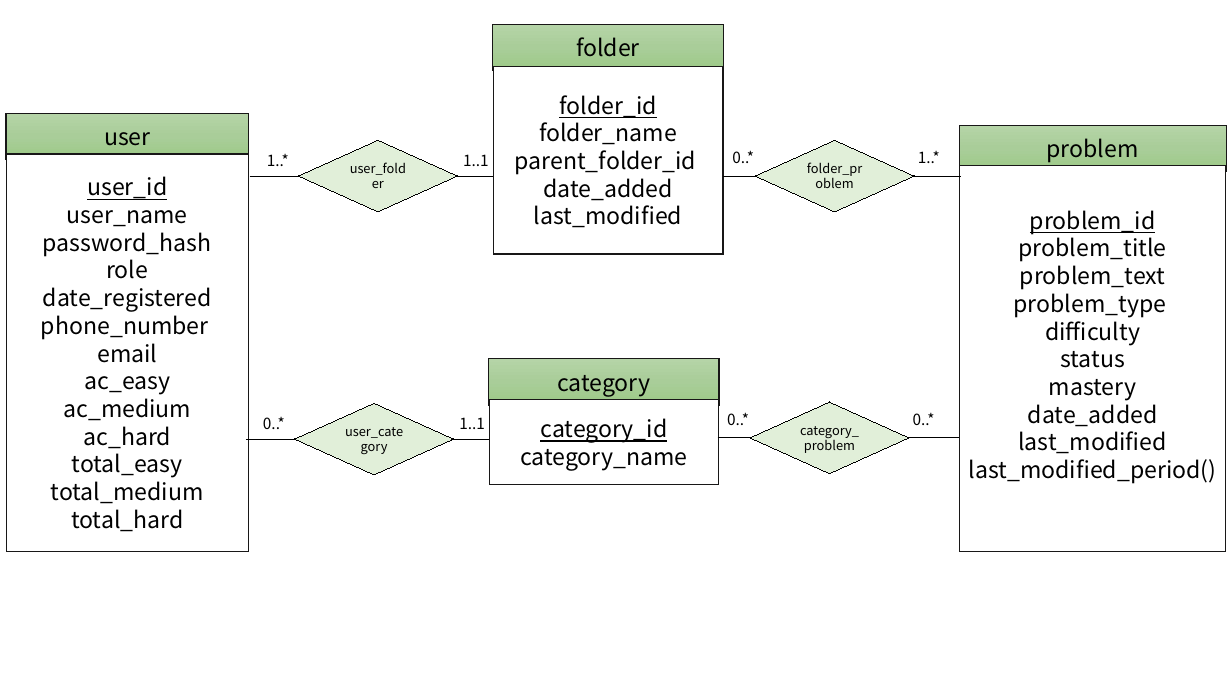
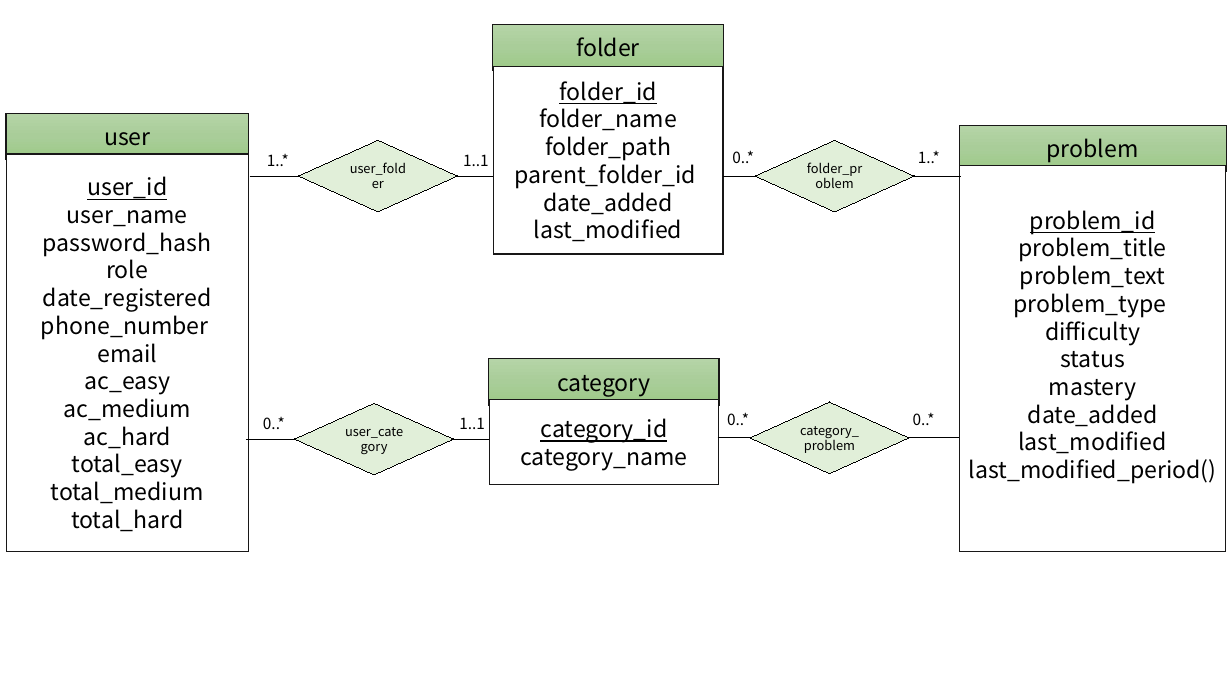
Before and after one commit to ALiersEL/CodeVault, a slide deck: slide 1 of db.pptx. Drawn at 1232x693 pixels with LibreOffice and Linux fonts; fonts in the diff are those of the drawing. Boxes give left, top, right and bottom in pixels: in the first picture for what was removed or moved away, otherwise in the second. Text is boxed around its words. In the diff, an @@ line names an element or a change of style, - is before the commit and + after.

```diff
--- a/db.pptx
+++ b/db.pptx
@@ text in rectangle at box(545, 136, 671, 161): paragraph added @@
+folder_path
```
Also in this commit, not shown: 52 other files.
